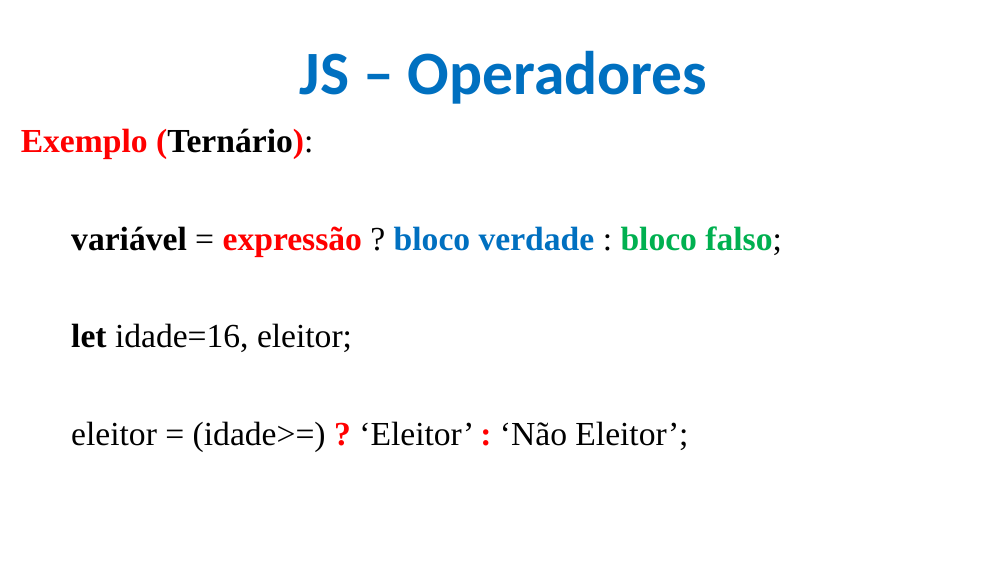
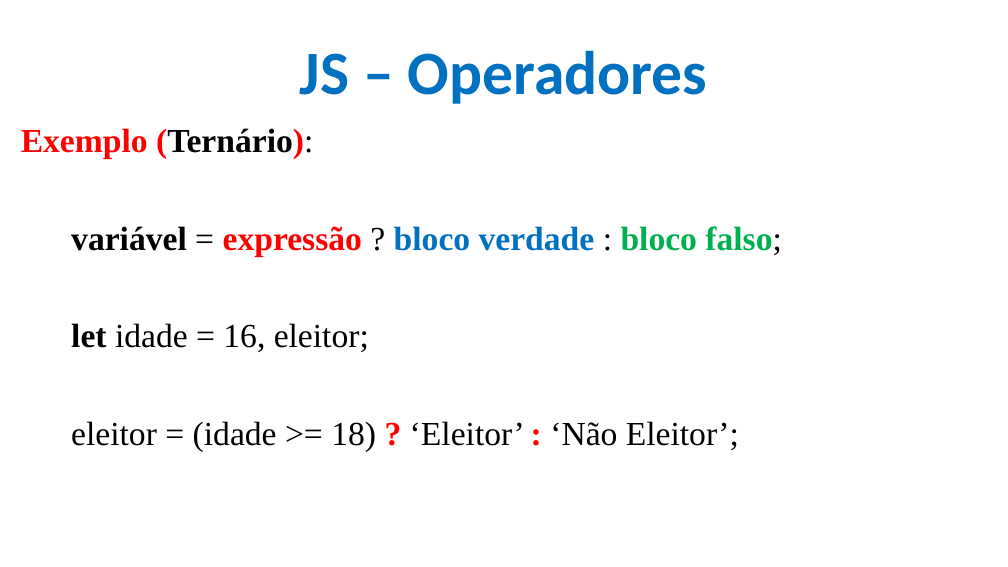
Before and after one commit to CloudEducationBrazil/WydenDesenvolvimentoWebPHP, a slide deck: slide 16 of 01 Classes/Aula 09 Desenvolvimento Web PHP - JS.pptx. Drawn at 1008x567 pixels with LibreOffice and Linux fonts; fonts in the diff are those of the drawing; background and template pictures are left out. Boxes give left, top, right and bottom in pixels: in the first picture for what was removed or moved away, otherwise in the second. Text is boxed around its words. In the diff, an @@ line names an element or a change of style, - is before the commit and + after.

```diff
--- a/01 Classes/Aula 09 Desenvolvimento Web PHP - JS.pptx
+++ b/01 Classes/Aula 09 Desenvolvimento Web PHP - JS.pptx
@@ text at [71,323,739,451]: text changed @@
-let idade=16, eleitor;
-eleitor = (idade>=) ? ‘Eleitor’ : ‘Não Eleitor’;
+let idade = 16, eleitor;
+eleitor = (idade >= 18) ? ‘Eleitor’ : ‘Não Eleitor’;
```
Also in this commit, not shown: 18 other slides changed, 33 slides removed, 5 other files.
